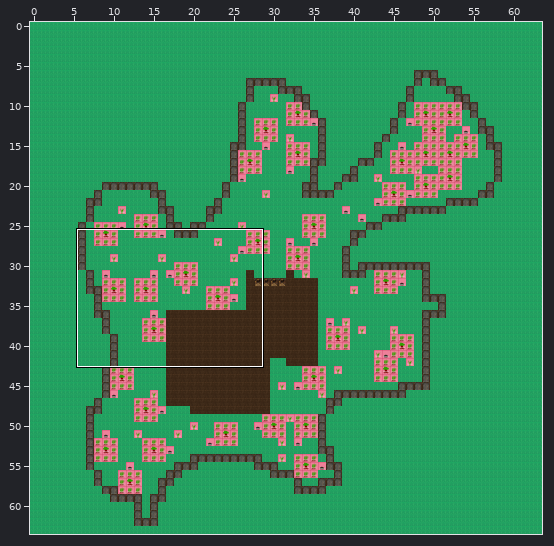
Level history. Tiled map: assets/tiled/mapFarm4.tmx. Above, an overview of the earlier version with the close-up marked.
Close-up. The starting point:
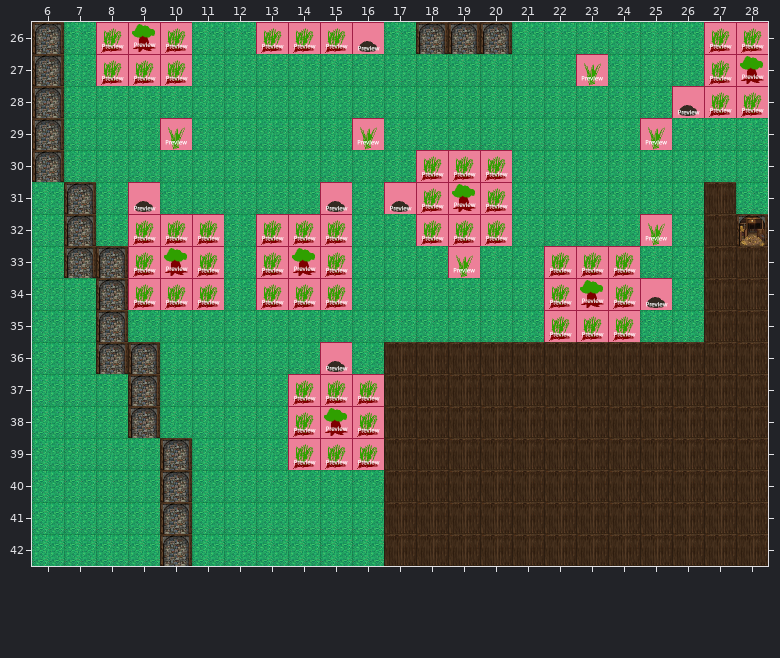
Cells are 64x64 px. Shown: x 6..28, y 26..42. The commit also changed other parts of the map, which this record leaves out.
After the commit:
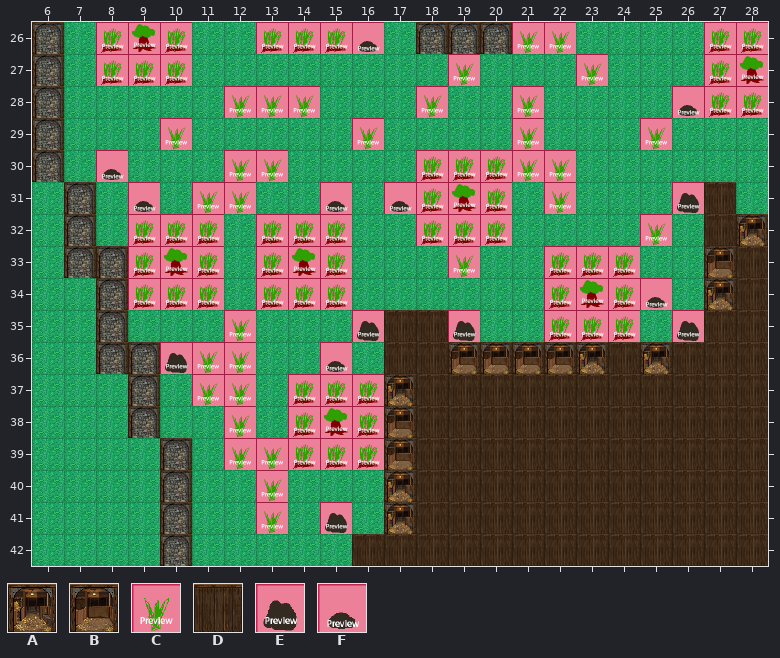
Key: from "tileset": A 16, B 17, C 18, D 24, E 34, F 42.
_ is an empty cell.
The edit:
{"where": "layer \"walls\""}
{"y":26,"x":21,"old":"__","new":"CC"}
{"y":27,"x":19,"old":"_","new":"C"}
{"y":28,"x":12,"old":"___","new":"CCC"}
{"y":28,"x":18,"old":"_","new":"C"}
{"y":28,"x":21,"old":"_","new":"C"}
{"y":29,"x":21,"old":"_","new":"C"}
{"y":30,"x":8,"old":"_","new":"F"}
{"y":30,"x":12,"old":"__","new":"CC"}
{"y":30,"x":21,"old":"__","new":"CC"}
{"y":31,"x":11,"old":"__","new":"CC"}
{"y":31,"x":22,"old":"_","new":"C"}
{"y":31,"x":26,"old":"_","new":"E"}
{"y":33,"x":27,"old":"D","new":"B"}
{"y":34,"x":27,"old":"D","new":"A"}
{"y":35,"x":12,"old":"_","new":"C"}
{"y":35,"x":16,"old":"____","new":"EDDE"}
{"y":35,"x":26,"old":"_","new":"E"}
{"y":36,"x":10,"old":"___","new":"ECC"}
{"y":36,"x":19,"old":"DDDDD","new":"BBBBA"}
{"y":36,"x":25,"old":"D","new":"A"}
{"y":37,"x":11,"old":"__","new":"CC"}
{"y":37,"x":17,"old":"D","new":"A"}
{"y":38,"x":12,"old":"_","new":"C"}
{"y":38,"x":17,"old":"D","new":"B"}
{"y":39,"x":12,"old":"__","new":"CC"}
{"y":39,"x":17,"old":"D","new":"B"}
{"y":40,"x":13,"old":"_","new":"C"}
{"y":40,"x":17,"old":"D","new":"A"}
{"y":41,"x":13,"old":"_","new":"C"}
{"y":41,"x":15,"old":"_","new":"E"}
{"y":41,"x":17,"old":"D","new":"A"}
{"y":42,"x":16,"old":"_","new":"D"}
